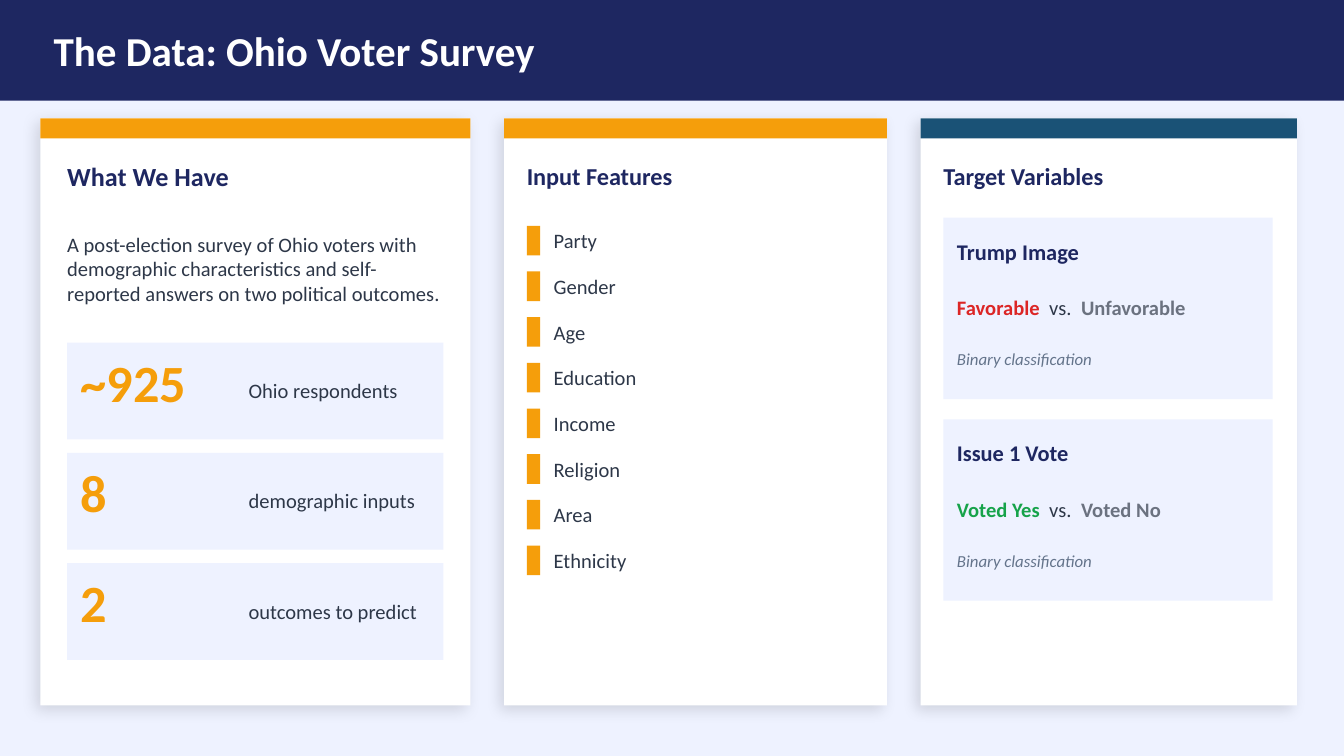
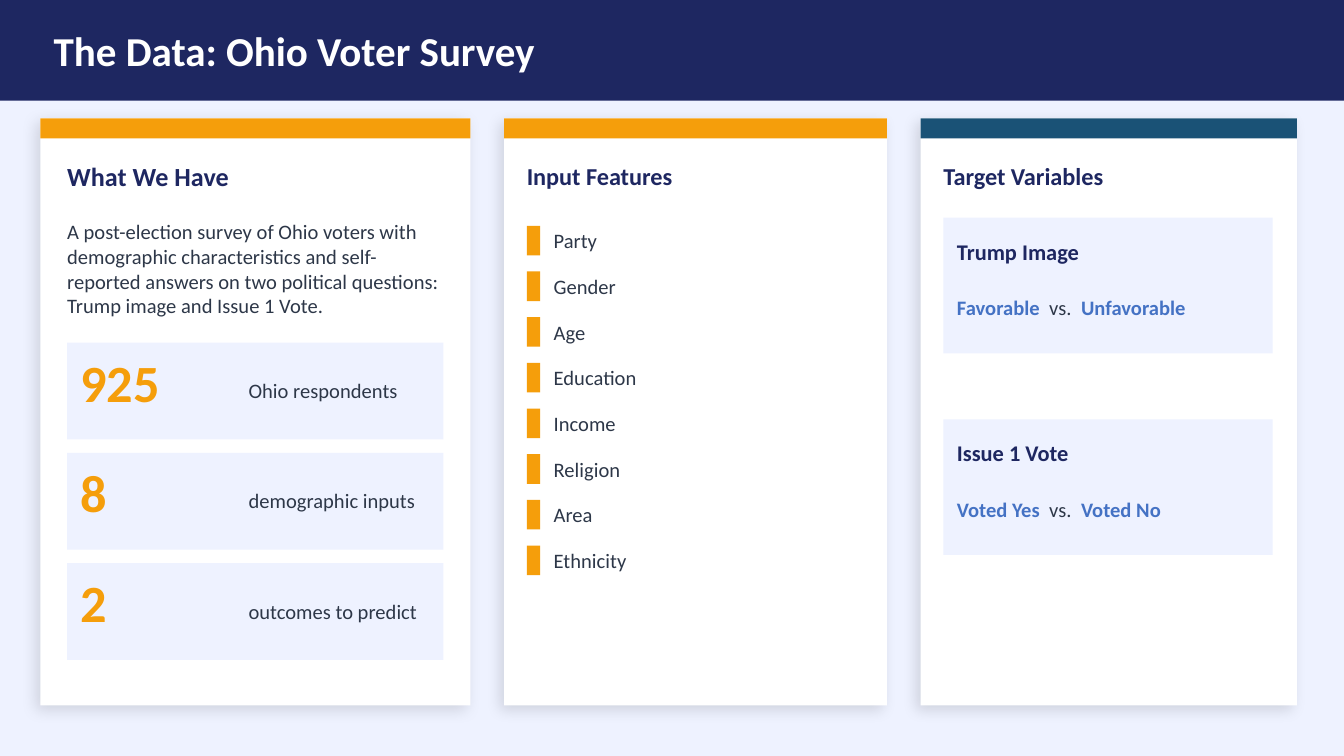
Before and after one commit to cballard18/campaign-stats-modeling-intro, a slide deck: slide 16 of Predictive_Modeling_Lunch_Learn.pptx. Drawn at 1344x756 pixels with LibreOffice and Linux fonts; fonts in the diff are those of the drawing. Boxes give left, top, right and bottom in pixels: in the first picture for what was removed or moved away, otherwise in the second. Text is boxed around its words. In the diff, an @@ line names an element or a change of style, - is before the commit and + after.

```diff
--- a/Predictive_Modeling_Lunch_Learn.pptx
+++ b/Predictive_Modeling_Lunch_Learn.pptx
@@ text at (67,224,438,317): text changed @@
-A post-election survey of Ohio voters with demographic characteristics and self-reported answers on two political outcomes.
+A post-election survey of Ohio voters with demographic characteristics and self-reported answers on two political questions: Trump image and Issue 1 Vote.
@@ rectangle: place and size @@
-rectangle at (943,218,1273,399)
+rectangle at (943,218,1273,353)
@@ text "Favorable vs. Unfavorable" at (957,300,1185,315): text colour #DC2626 to #4472C4 in "Favorable"; text colour #6B7280 to #4472C4 in "Unfavorable" @@
@@ text removed at (957,353,1091,368) @@
-Binary classification
@@ text at (81,367,160,403): text changed @@
-~925
+925
@@ rectangle: place and size @@
-rectangle at (943,419,1273,601)
+rectangle at (943,419,1273,555)
@@ text "Voted Yes vs. Voted No" at (957,502,1161,517): text colour #16A34A to #4472C4 in "Voted Yes"; text colour #6B7280 to #4472C4 in "Voted No" @@
@@ text removed at (957,555,1091,570) @@
-Binary classification
```
Also in this commit, not shown: 13 other slides changed.
